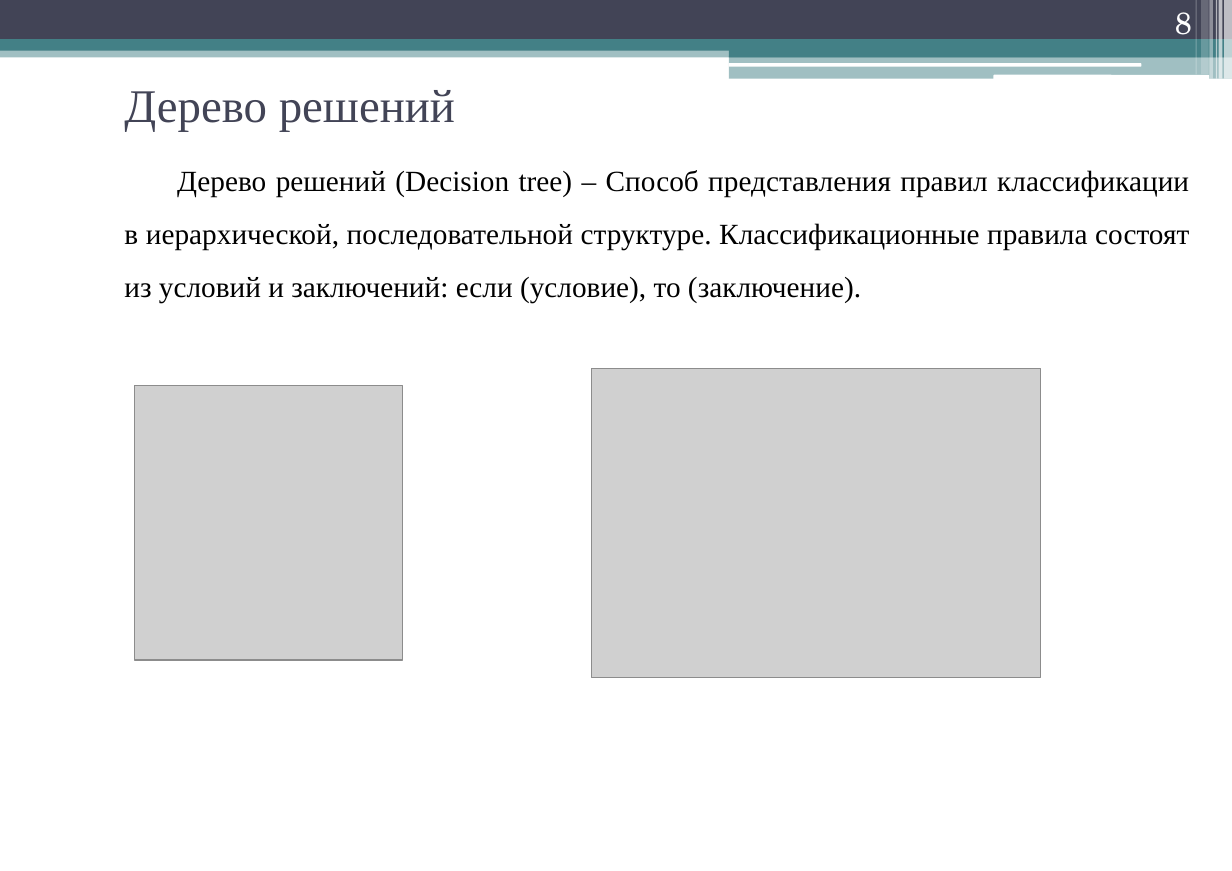
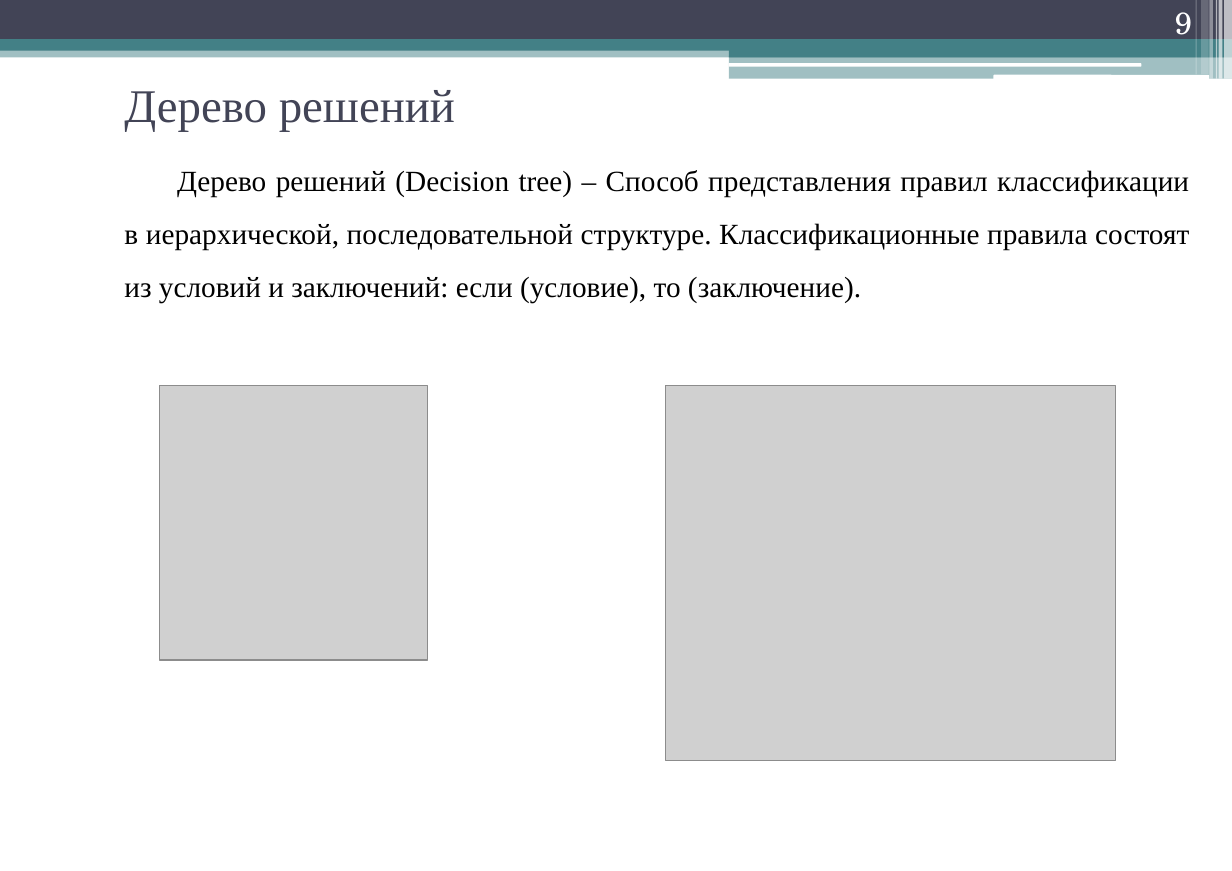
Before and after one commit to geper/DOC_decision_trees, a slide deck: slide 9 of Prezent.pptx (slide 8 before the commit). Drawn at 1232x871 pixels with LibreOffice and Linux fonts; fonts in the diff are those of the drawing; grey boxes stand for pictures. Boxes give left, top, right and bottom in pixels: in the first picture for what was removed or moved away, otherwise in the second. Text is boxed around its words. In the diff, an @@ line names an element or a change of style, - is before the commit and + after.

```diff
--- a/Prezent.pptx
+++ b/Prezent.pptx
@@ page number at [1175, 12, 1192, 44]: text changed @@
-8
+9
@@ picture: place and size @@
-picture at [135, 386, 403, 660]
+picture at [160, 386, 428, 660]
@@ picture: place and size @@
-picture at [591, 369, 1041, 678]
+picture at [666, 386, 1116, 761]
```
Also in this commit, not shown: 3 other slides changed, 2 slides added, 1 slide removed.
